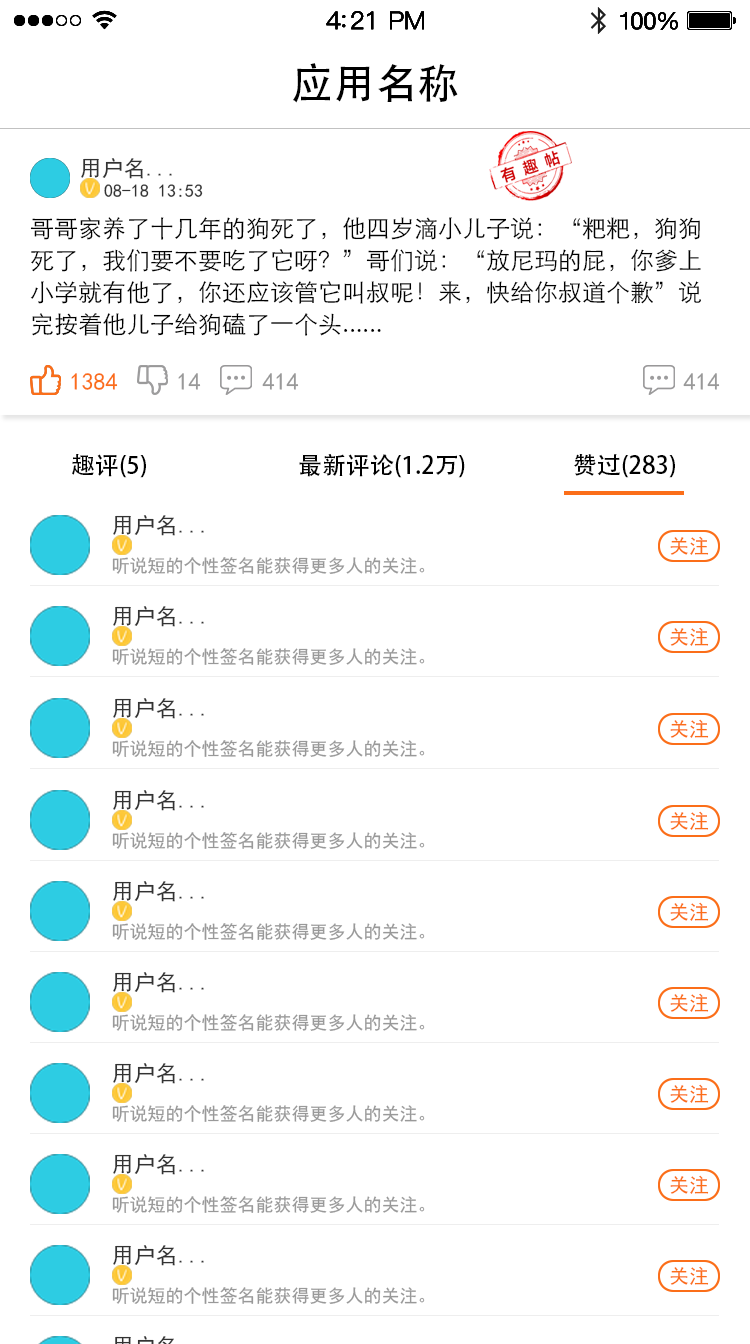
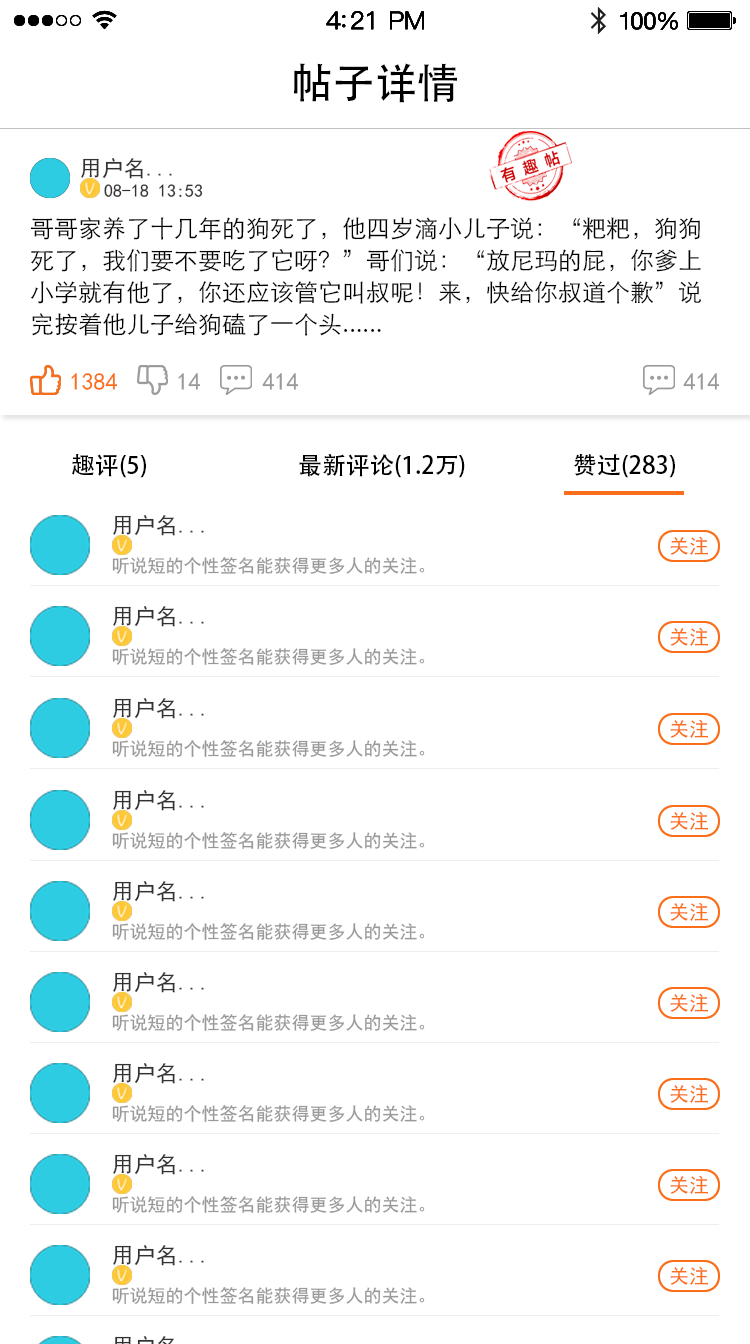
Comparing the layer stacks of the two 750x1344 images. Changes:
renamed "应用名称" to "帖子详情", painted on it over [293, 63, 458, 103]
